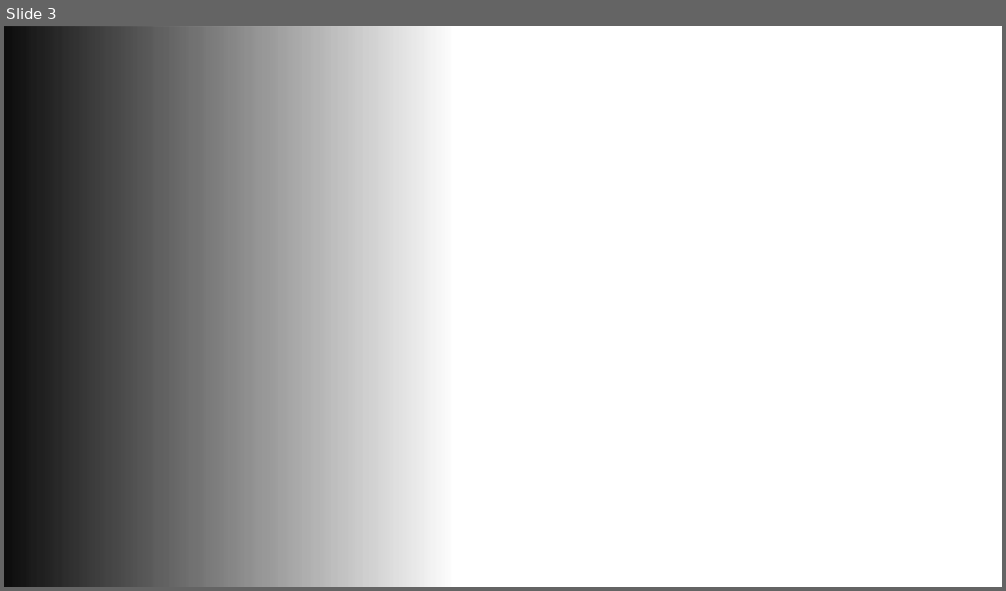
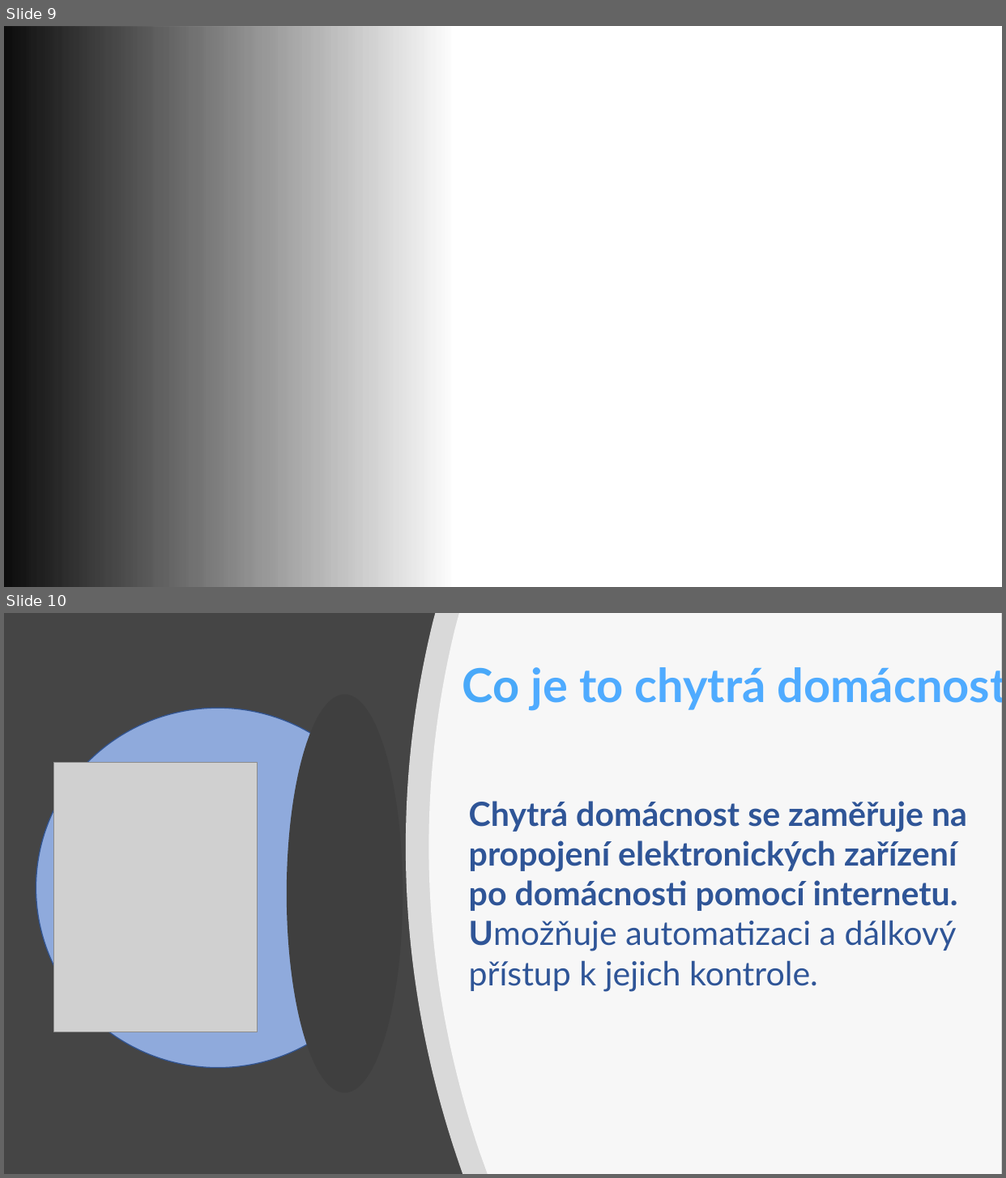
Before and after one commit to Lpavek/chytradomacnost, a slide deck: Chytrá domácnost prezentace.pptx. Shown one above the other, each under a label of ours: slide 3 before the commit, slides 9 and 10 after it. The pictures are 1006x591 and 1006x1178 pixels, drawn with LibreOffice and Linux fonts; fonts in the diff are those of the drawing; grey boxes stand for pictures; background and template pictures are left out. Boxes give left, top, right and bottom in pixels: in the first picture for what was removed or moved away, otherwise in the second. Text is boxed around its words. In the diff, an @@ line names an element or a change of style, - is before the commit and + after.

```diff
--- a/Chytrá domácnost prezentace.pptx
+++ b/Chytrá domácnost prezentace.pptx
@@ slide 10 added at [4, 613, 1002, 1174], background #454545 @@
@@ freeform shape added at [406, 613, 1002, 1174], fill #FFFFFF at 80% opacity @@
@@ freeform shape added at [429, 613, 1002, 1174], fill #FFFFFF at 80% opacity @@
@@ text added at [462, 667, 1002, 710], 45 pt, text #4FABFF, bold @@
+Co je to chytrá domácnost?
@@ ellipse added at [36, 708, 400, 1068], fill #8FAADC, outline #325491 1 pt @@
@@ ellipse added at [287, 695, 403, 1093], fill #3F3F3F @@
@@ picture added at [54, 762, 257, 1032] @@
@@ text added at [469, 801, 967, 992], 32 pt, text #2F5597, bold @@
+Chytrá domácnost se zaměřuje na propojení elektronických zařízení po domácnosti pomocí internetu.
+Umožňuje automatizaci a dálkový přístup k jejich kontrole.
@@ what was slide 3 is now slide 9 @@
```
Also in this commit, not shown: 7 other slides added, 1 slide removed.
